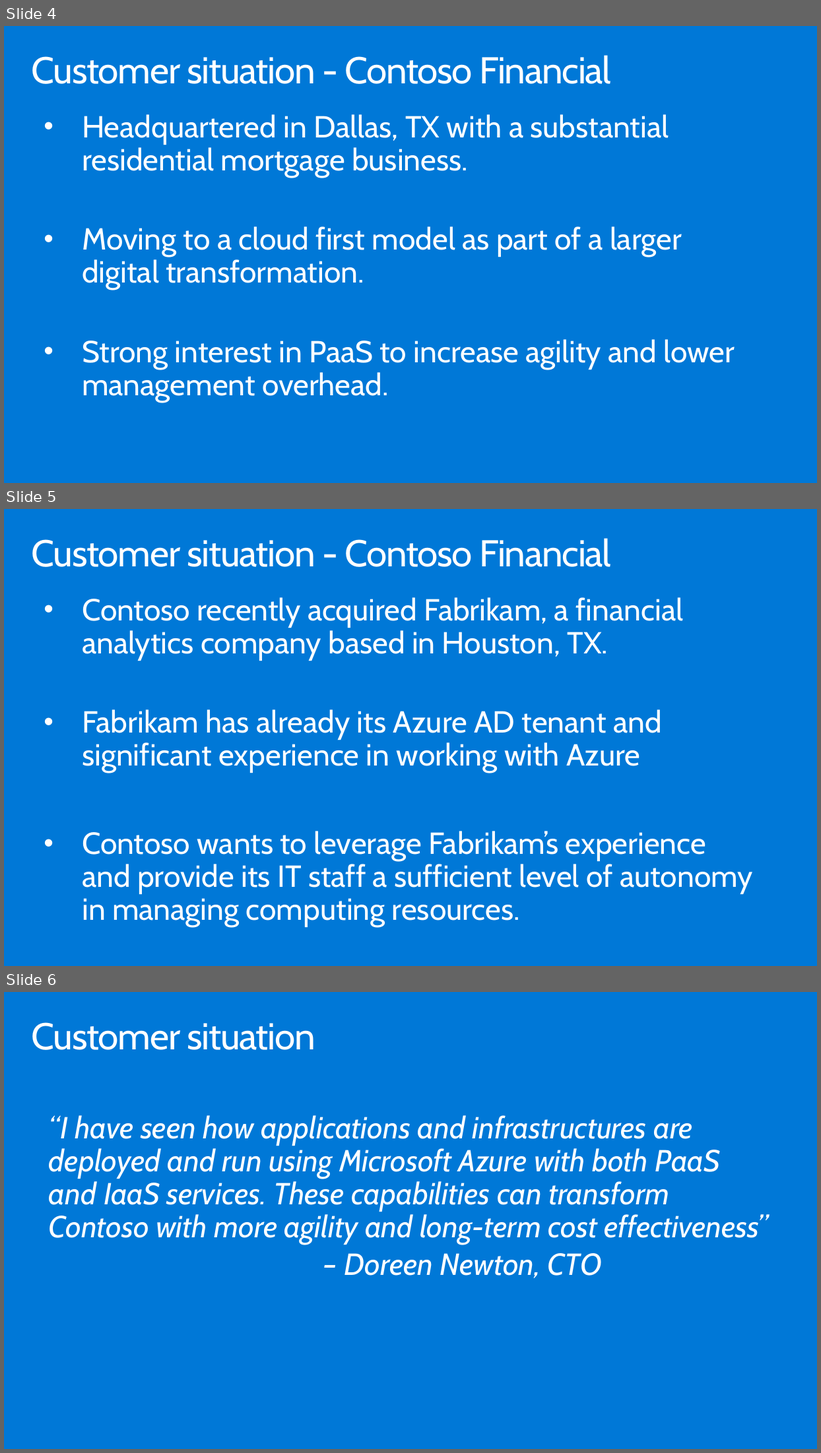
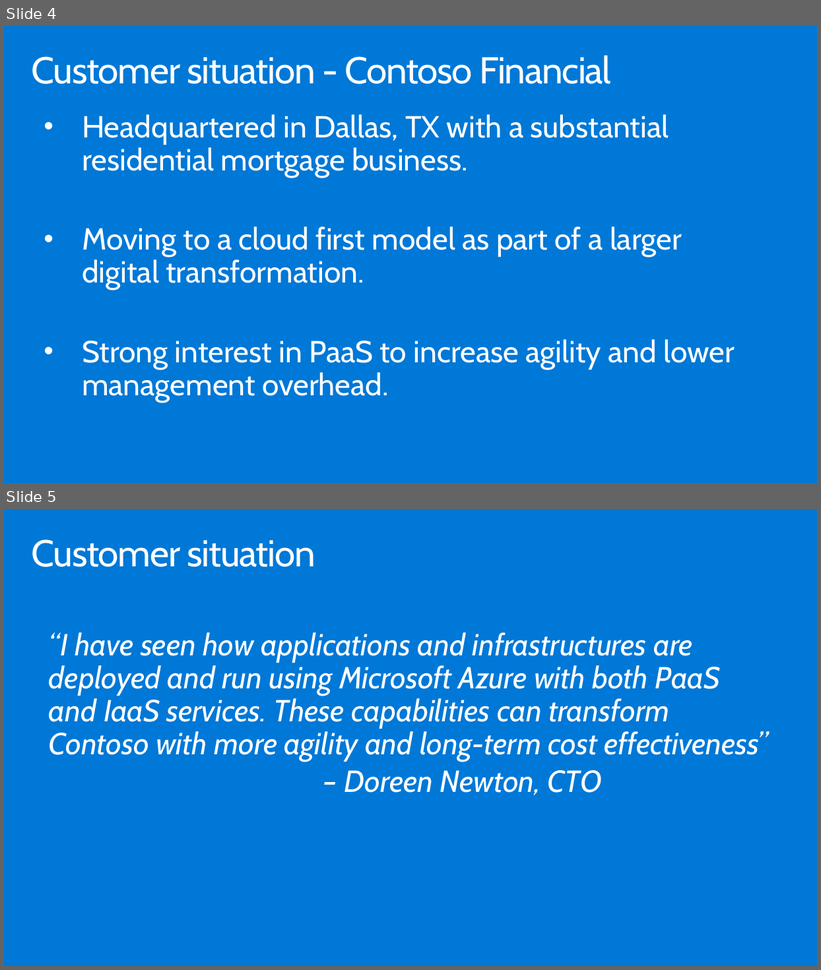
Before and after one commit to Microsoft/MCW-Azure-Stack, a slide deck: Whiteboard design session/WDS trainer presentation - Azure Stack.pptx. Shown one above the other, each under a label of ours: slides 4, 5 and 6 before the commit, slides 4 and 5 after it. The pictures are 821x1453 and 821x970 pixels, drawn with LibreOffice and Linux fonts; fonts in the diff are those of the drawing. Boxes give left, top, right and bottom in pixels: in the first picture for what was removed or moved away, otherwise in the second. Text is boxed around its words. In the diff, an @@ line names an element or a change of style, - is before the commit and + after.

```diff
--- a/Whiteboard design session/WDS trainer presentation - Azure Stack.pptx
+++ b/Whiteboard design session/WDS trainer presentation - Azure Stack.pptx
@@ slide 5 removed at [4, 509, 817, 966], background #0078D7 @@
@@ title removed at [32, 538, 611, 567] @@
-Customer situation - Contoso Financial
@@ text removed at [82, 597, 753, 927] @@
-• Contoso recently acquired Fabrikam, a financial analytics company based in Houston, TX.
-• Fabrikam has already its Azure AD tenant and significant experience in working with Azure
-• Contoso wants to leverage Fabrikam’s experience and provide its IT staff a sufficient level of autonomy in managing computing resources.
@@ what was slide 6 is now slide 5 @@
```
Also in this commit, not shown: 6 slides changed, 4 other slides removed, 44 other files.
